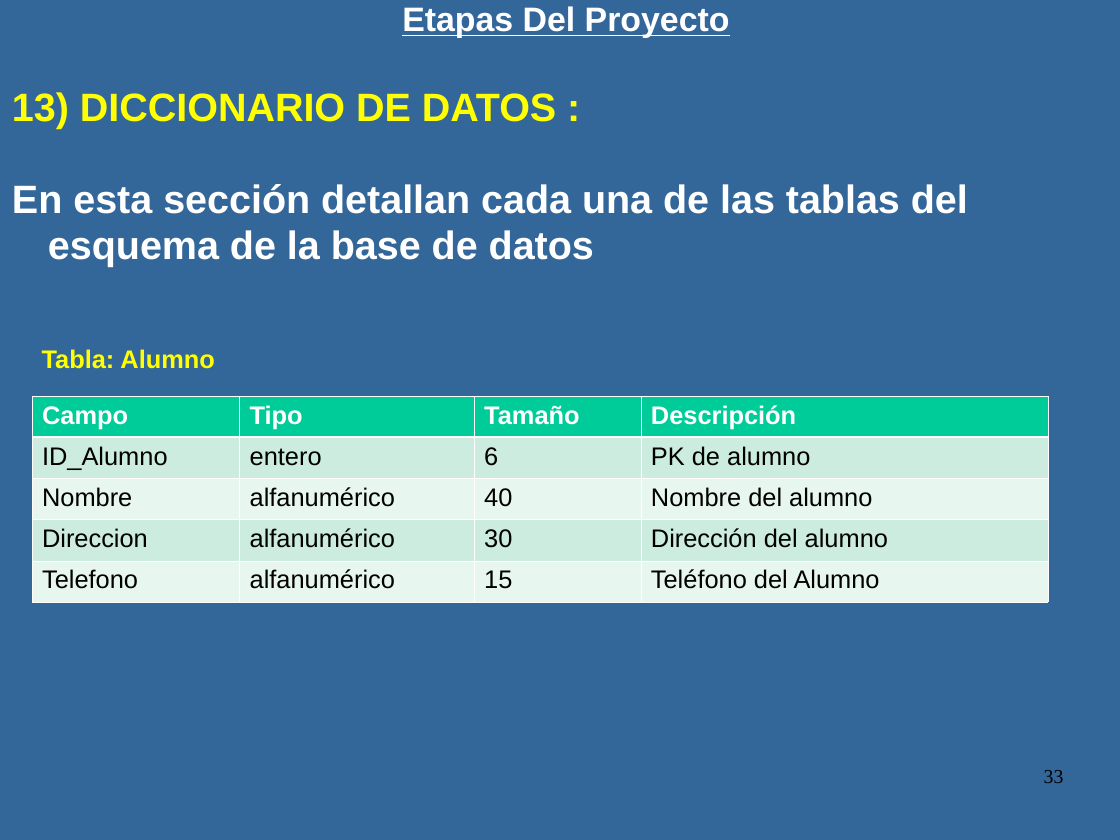
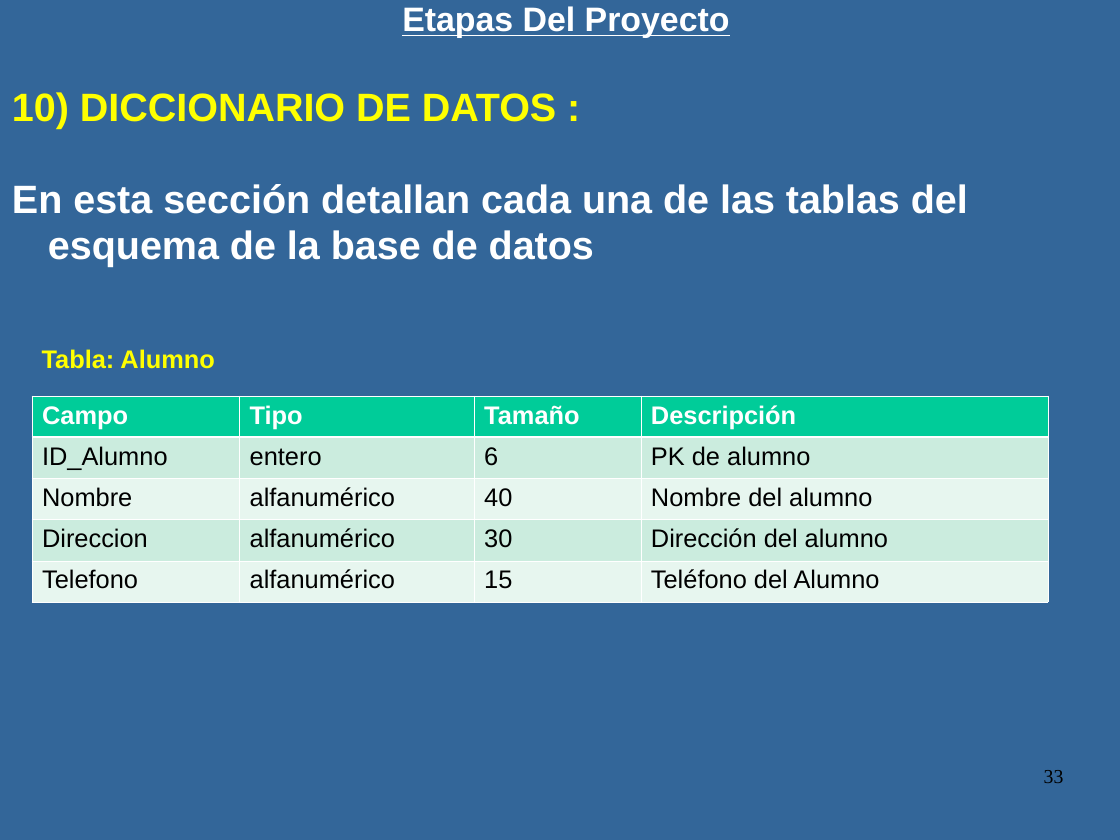
Before and after one commit to luismagarinos/Material-de-estudio-2023---MOO, a slide deck: slide 33 of Proyecto de Sistema 2023.ppt. Drawn at 1120x840 pixels with LibreOffice and Linux fonts; fonts in the diff are those of the drawing. Boxes give left, top, right and bottom in pixels: in the first picture for what was removed or moved away, otherwise in the second. Text is boxed around its words. In the diff, an @@ line names an element or a change of style, - is before the commit and + after.

```diff
--- a/Proyecto de Sistema 2023.ppt
+++ b/Proyecto de Sistema 2023.ppt
@@ text at box(12, 92, 556, 129): text changed @@
-      13) DICCIONARIO DE DATOS :
+      10) DICCIONARIO DE DATOS :
```
Also in this commit, not shown: 9 other slides changed, 2 other files.
